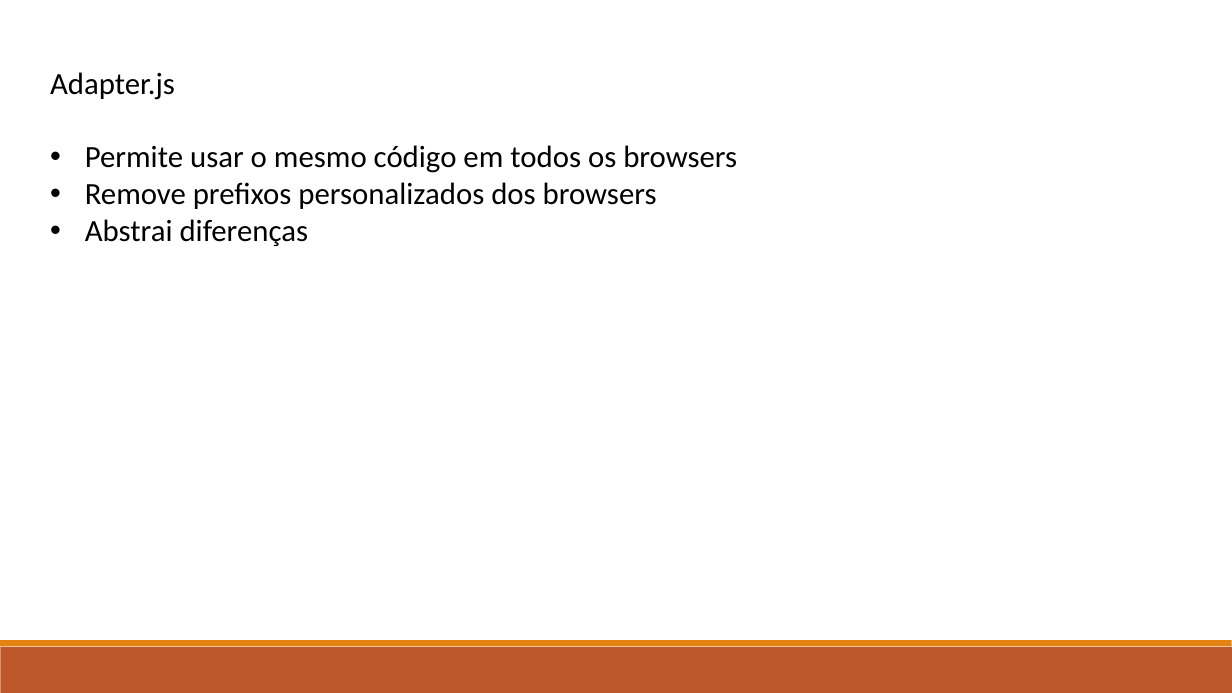
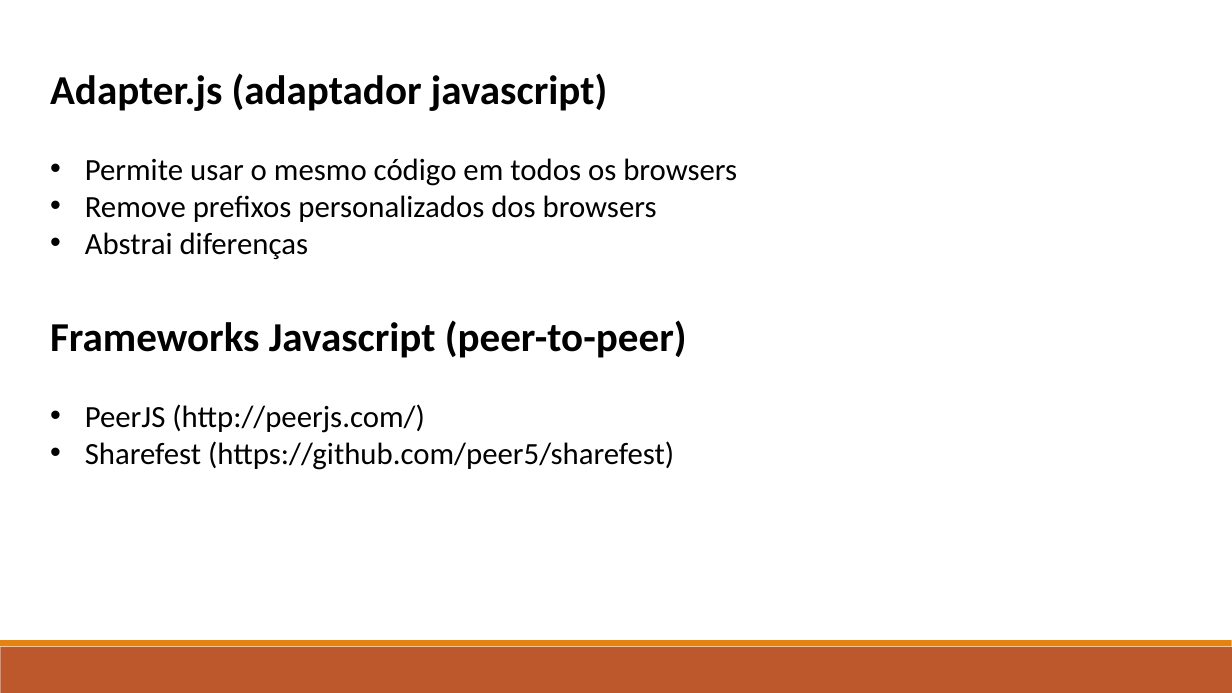
Before and after one commit to marcorlsrodrigues/pwc, a slide deck: slide 9 of WebRTC File Transfer - Marco Rodrigues.pptx (slide 8 before the commit). Drawn at 1232x693 pixels with LibreOffice and Linux fonts; fonts in the diff are those of the drawing. Boxes give left, top, right and bottom in pixels: in the first picture for what was removed or moved away, otherwise in the second. Text is boxed around its words. In the diff, an @@ line names an element or a change of style, - is before the commit and + after.

Commit message:
PeerJS v1

```diff
--- a/WebRTC File Transfer - Marco Rodrigues.pptx
+++ b/WebRTC File Transfer - Marco Rodrigues.pptx
@@ text at (50,73,607,111): text changed; size 24 to 32 pt; bold on @@
-Adapter.js
+Adapter.js (adaptador javascript)
@@ text added at (50,320,687,470), 24 pt, text #000000 @@
+Frameworks Javascript (peer-to-peer)
+• PeerJS (http://peerjs.com/)
+• Sharefest (https://github.com/peer5/sharefest)
```
Also in this commit, not shown: 5 other slides changed, 4 slides added, 4 slides removed, 4 other files.
